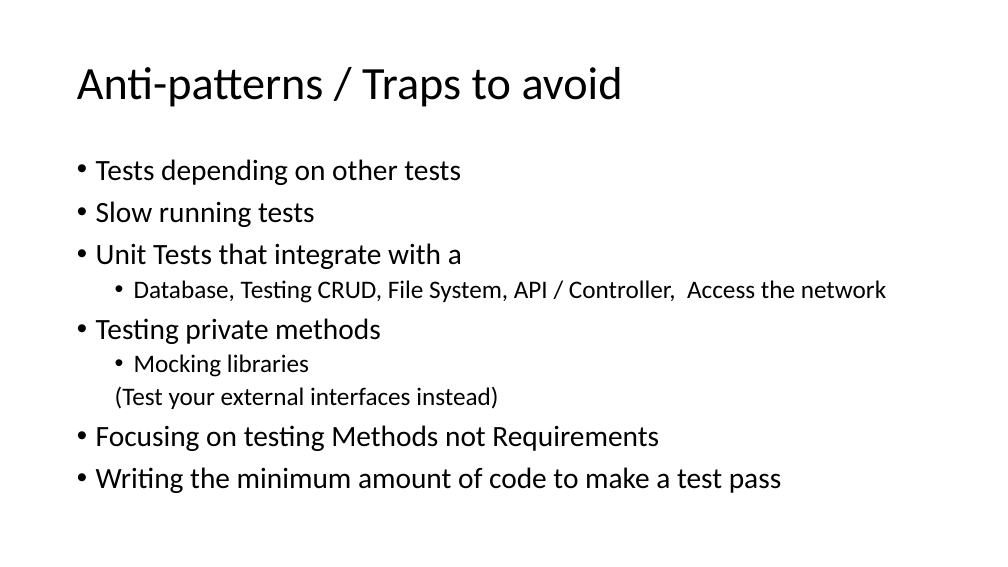
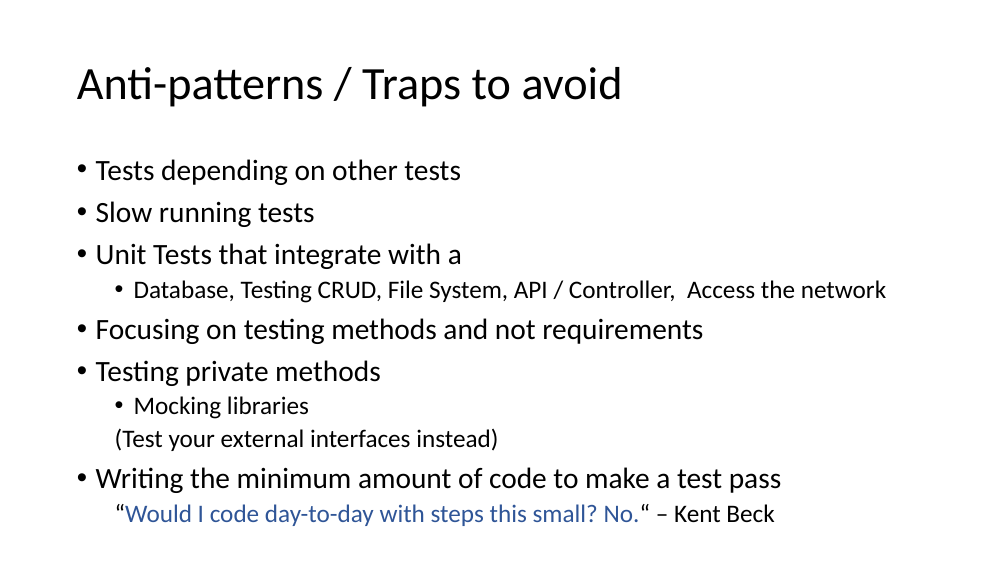
Before and after one commit to JoelViney/TestDrivenTalk, a slide deck: slide 27 of !Test Driven Development.pptx (slide 17 before the commit). Drawn at 1008x567 pixels with LibreOffice and Linux fonts; fonts in the diff are those of the drawing. Boxes give left, top, right and bottom in pixels: in the first picture for what was removed or moved away, otherwise in the second. Text is boxed around its words. In the diff, an @@ line names an element or a change of style, - is before the commit and + after.

```diff
--- a/!Test Driven Development.pptx
+++ b/!Test Driven Development.pptx
@@ text at <box>96,318,703,344</box>: paragraph added @@
+• Focusing on testing methods and not requirements
@@ text at <box>96,425,659,451</box>: paragraph removed @@
-• Focusing on testing Methods not Requirements
@@ text at <box>115,504,774,526</box>: paragraph added @@
+  “Would I code day-to-day with steps this small? No.“ – Kent Beck
```
Also in this commit, not shown: 8 other slides changed, 11 slides added, 1 slide removed, 20 other files.
